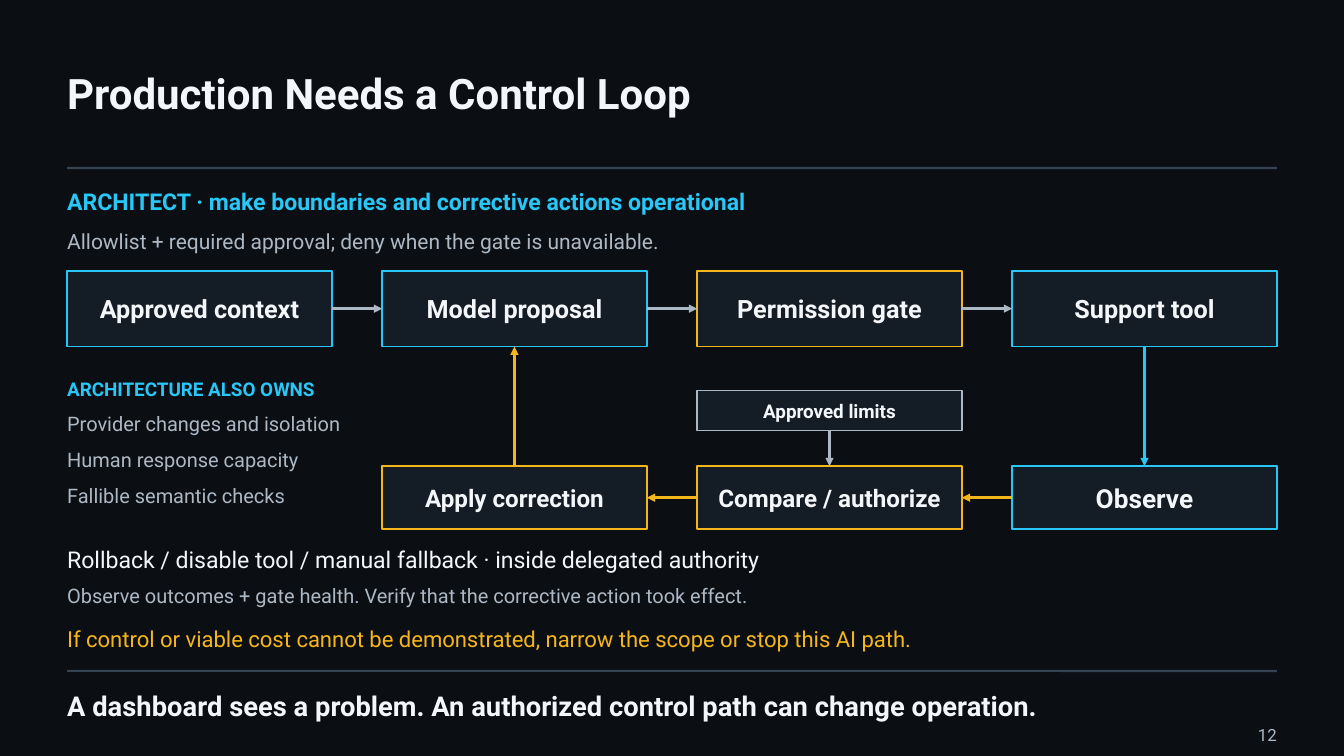
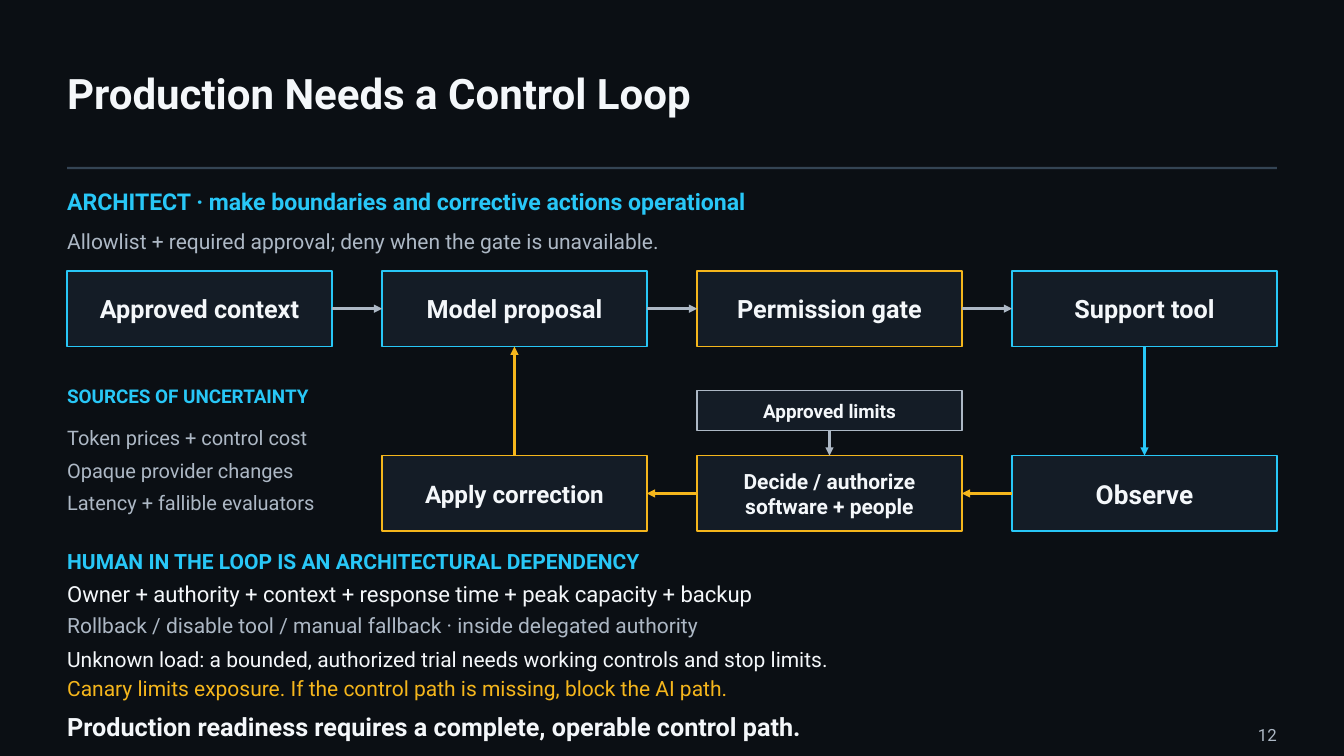
Before and after one commit to UncertaintyArchitectureGroup/uncertainty-architecture, a slide deck: slide 12 of assets/presentations/pmday-2026/ai-changes-both-sides.pptx. Drawn at 1344x756 pixels with LibreOffice and Linux fonts; fonts in the diff are those of the drawing. Boxes give left, top, right and bottom in pixels: in the first picture for what was removed or moved away, otherwise in the second. Text is boxed around its words. In the diff, an @@ line names an element or a change of style, - is before the commit and + after.

```diff
--- a/assets/presentations/pmday-2026/ai-changes-both-sides.pptx
+++ b/assets/presentations/pmday-2026/ai-changes-both-sides.pptx
@@ arrow moved from (514, 466) - (514, 347) to (514, 456) - (514, 347) @@
@@ arrow moved from (1144, 347) - (1144, 466) to (1144, 347) - (1144, 456) @@
@@ text at (67, 389, 308, 403): text changed @@
-ARCHITECTURE ALSO OWNS
+SOURCES OF UNCERTAINTY
@@ text at (67, 430, 308, 449): text changed @@
-Provider changes and isolation
+Token prices + control cost
@@ arrow moved from (830, 431) - (830, 466) to (830, 431) - (830, 456) @@
@@ text at (67, 463, 293, 482): text changed @@
-Human response capacity
+Opaque provider changes
@@ rectangle: place and size @@
-rectangle at (382, 466, 646, 528)
+rectangle at (382, 456, 646, 531)
@@ text "Apply correction": place and size @@
-text "Apply correction" at (425, 489, 604, 512)
+text "Apply correction" at (425, 485, 604, 508)
@@ rectangle: place and size @@
-rectangle at (698, 466, 962, 528)
+rectangle at (698, 456, 962, 531)
@@ text at (744, 473, 916, 519): text changed; size 17.2 to 15 pt @@
-Compare / authorize
+Decide / authorize
+software + people
@@ rectangle: place and size @@
-rectangle at (1012, 466, 1276, 528)
+rectangle at (1012, 456, 1276, 531)
@@ text "Observe": place and size @@
-text "Observe" at (1096, 488, 1193, 509)
+text "Observe" at (1096, 484, 1193, 505)
@@ text at (67, 495, 314, 514): text changed @@
-Fallible semantic checks
+Latency + fallible evaluators
@@ arrow moved from (698, 498) - (647, 498) to (698, 494) - (647, 494) @@
@@ arrow moved from (1012, 498) - (962, 498) to (1012, 494) - (962, 494) @@
@@ text added at (67, 554, 640, 570), 15 pt, text #28C7F7, bold @@
+HUMAN IN THE LOOP IS AN ARCHITECTURAL DEPENDENCY
@@ text at (67, 585, 752, 607): text changed; size 14.2 to 15.8 pt; text colour #ADB8C5 to #F4F7FA @@
-Observe outcomes + gate health. Verify that the corrective action took effect.
+Owner + authority + context + response time + peak capacity + backup
@@ text "Rollback / disable tool / ...": place and size @@
-text "Rollback / disable tool / ..." at (67, 550, 759, 573)
+text "Rollback / disable tool / ..." at (67, 617, 697, 638)
@@ text "Rollback / disable tool / ..." at (67, 617, 697, 638): size 16.5 to 15 pt, text colour #F4F7FA to #ADB8C5 @@
@@ text removed at (67, 630, 911, 652) @@
-If control or viable cost cannot be demonstrated, narrow the scope or stop this AI path.
@@ text added at (67, 651, 828, 672), 15 pt, text #F4F7FA @@
+Unknown load: a bounded, authorized trial needs working controls and stop limits.
@@ text at (67, 680, 727, 701): text changed; size 19.5 to 15 pt; text colour #F4F7FA to #F5B61C; bold off @@
-A dashboard sees a problem. An authorized control path can change operation.
+Canary limits exposure. If the control path is missing, block the AI path.
@@ line removed from (68, 671) to (1277, 671) @@
@@ text added at (67, 717, 801, 741), 18 pt, text #F4F7FA, bold @@
+Production readiness requires a complete, operable control path.
```
Also in this commit, not shown: 3 other slides changed, 2 slides added, 2 slides removed, 8 other files.
